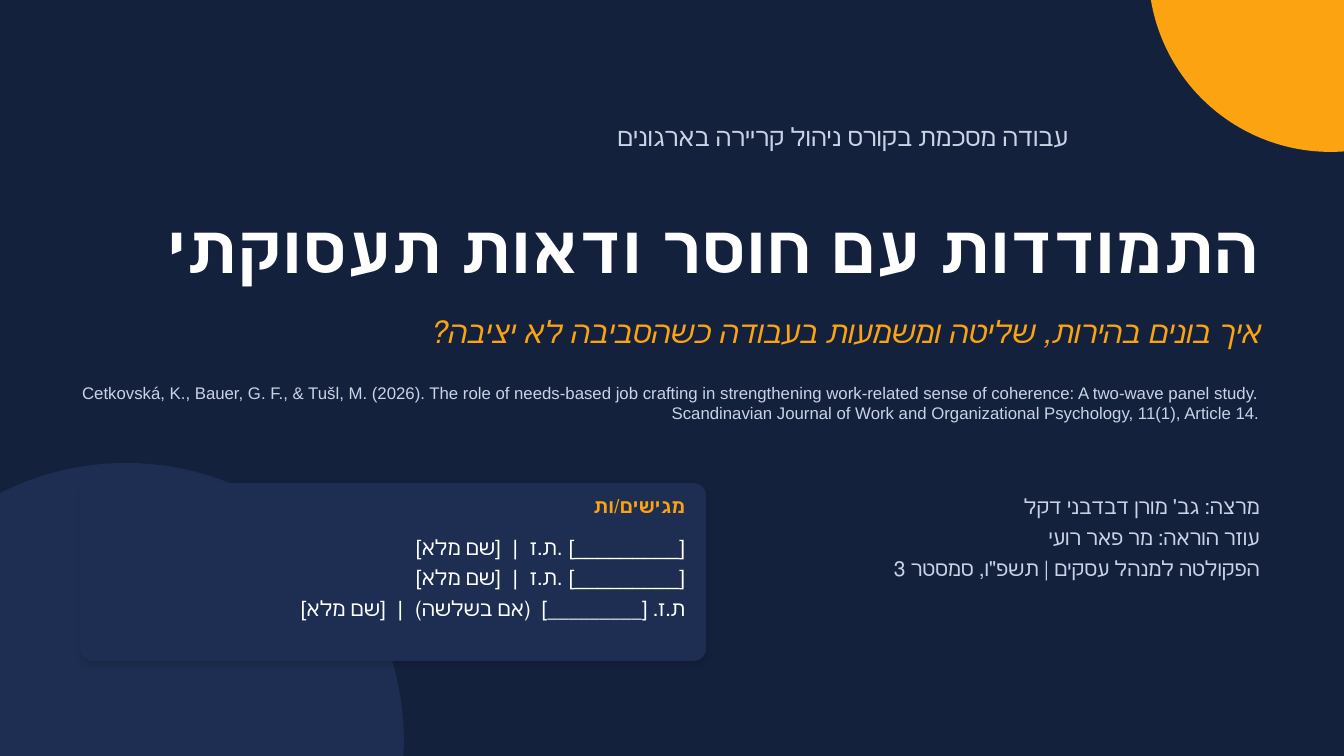
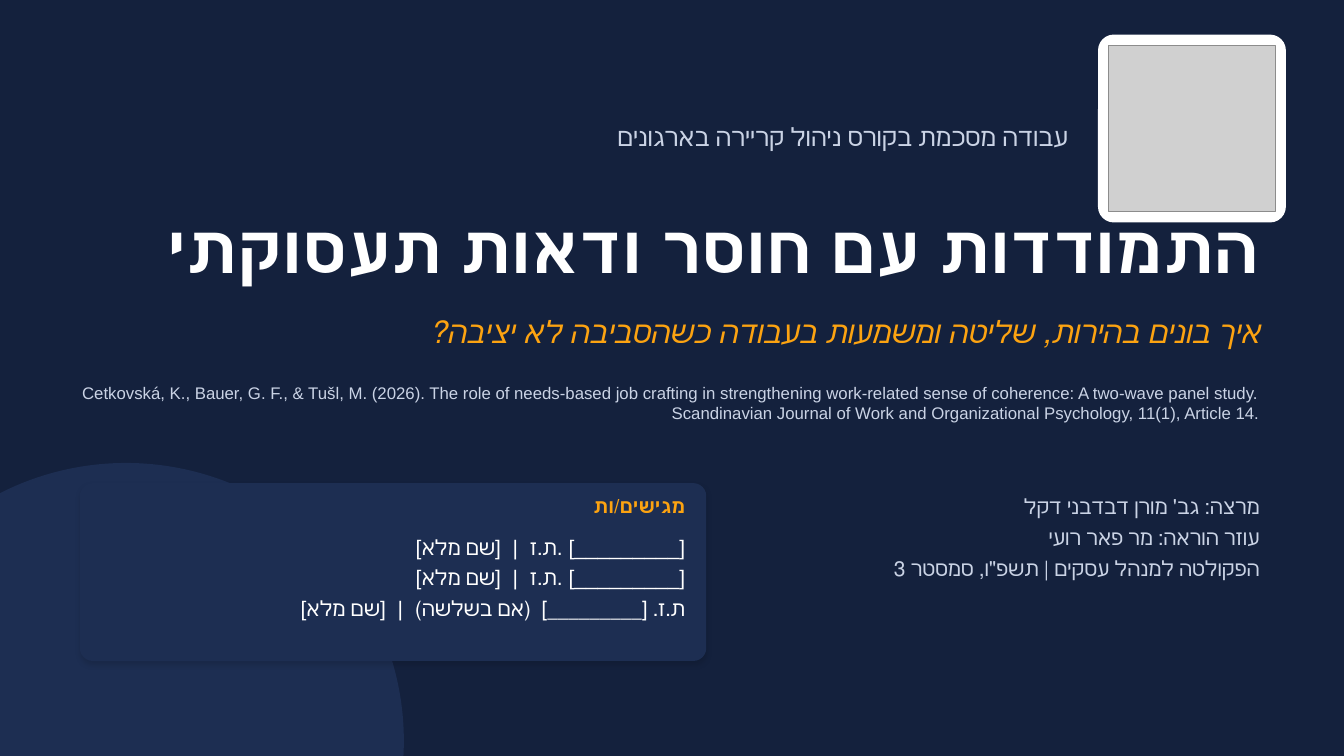
Before and after one commit to azbargarawan-sudo/clickwriting-landing, a slide deck: slide 1 of career-management-final-project/ניהול קריירה - התמודדות עם חוסר ודאות תעסוקתי - מצגת.pptx. Drawn at 1344x756 pixels with LibreOffice and Linux fonts; fonts in the diff are those of the drawing; grey boxes stand for pictures. Boxes give left, top, right and bottom in pixels: in the first picture for what was removed or moved away, otherwise in the second. Text is boxed around its words. In the diff, an @@ line names an element or a change of style, - is before the commit and + after.

```diff
--- a/career-management-final-project/ניהול קריירה - התמודדות עם חוסר ודאות תעסוקתי - מצגת.pptx
+++ b/career-management-final-project/ניהול קריירה - התמודדות עם חוסר ודאות תעסוקתי - מצגת.pptx
@@ ellipse removed at [1149,0,1344,151] @@
@@ rounded rectangle added at [1099,35,1286,222], fill #FFFFFF, outline #FFFFFF 1 pt @@
@@ picture added at [1109,45,1275,212] @@
```
Also in this commit, not shown: 10 other slides changed, 1 slide added, 4 other files.
